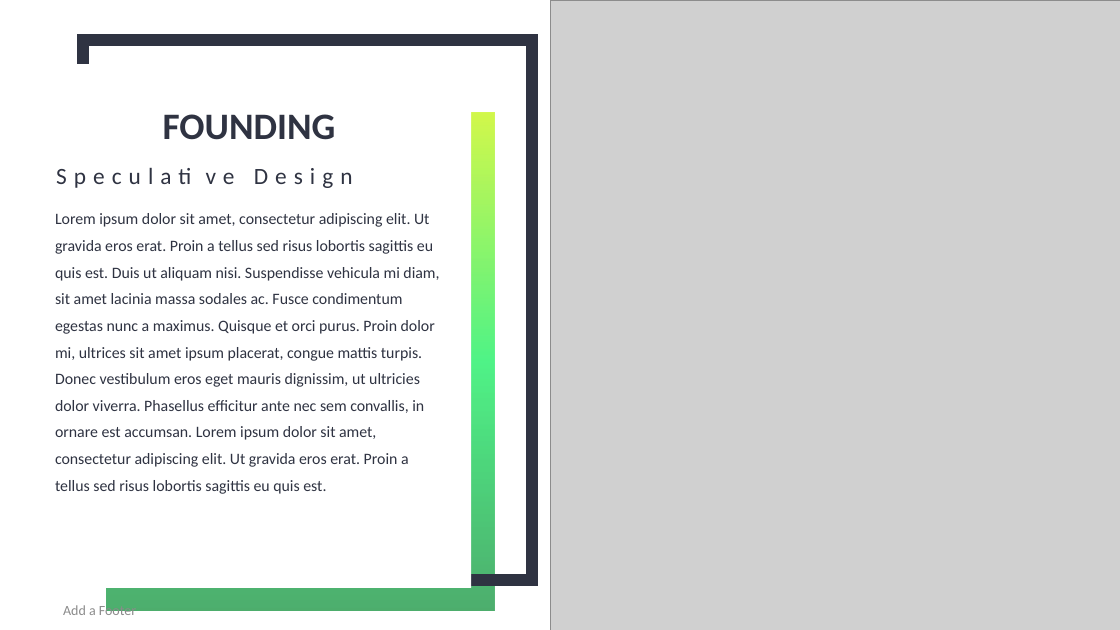
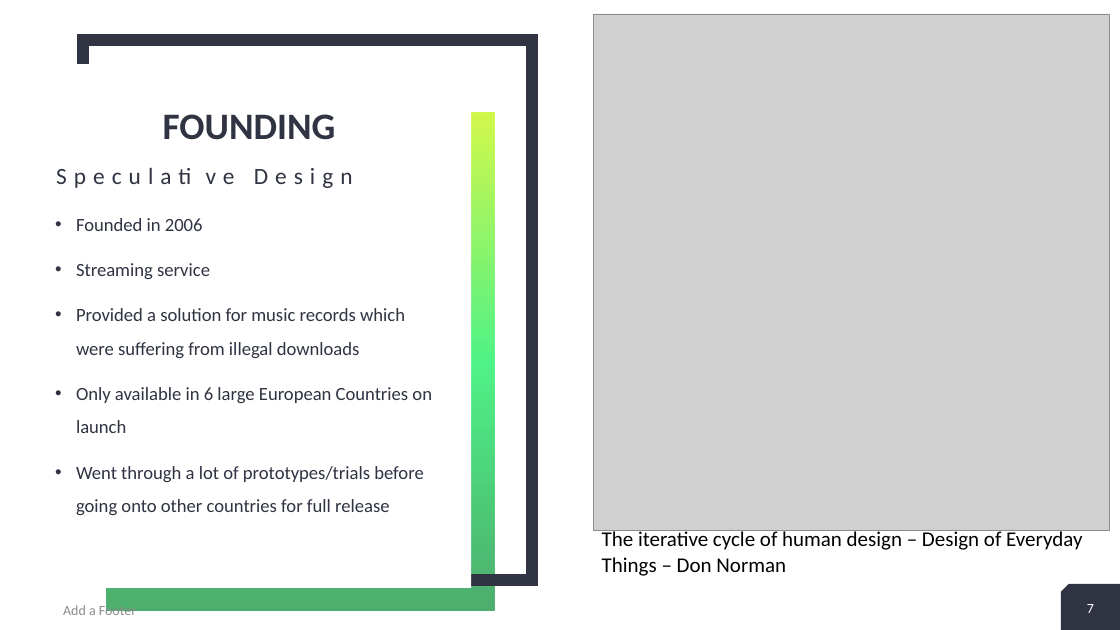
Before and after one commit to RandumbFluke/Design_Contexts_Year_1, a slide deck: slide 7 of Assignment 2/Jarvis x spotify.pptx. Drawn at 1120x630 pixels with LibreOffice and Linux fonts; fonts in the diff are those of the drawing; grey boxes stand for pictures. Boxes give left, top, right and bottom in pixels: in the first picture for what was removed or moved away, otherwise in the second. Text is boxed around its words. In the diff, an @@ line names an element or a change of style, - is before the commit and + after.

```diff
--- a/Assignment 2/Jarvis x spotify.pptx
+++ b/Assignment 2/Jarvis x spotify.pptx
@@ picture: place and size @@
-picture at (550,0,1120,630)
+picture at (593,14,1110,531)
@@ text at (76,218,432,515): text changed; size 13.6 to 16 pt @@
-Lorem ipsum dolor sit amet, consectetur adipiscing elit. Ut gravida eros erat. Proin a tellus sed risus lobortis sagittis eu quis est. Duis ut aliquam nisi. Suspendisse vehicula mi diam, sit amet lacinia massa sodales ac. Fusce condimentum egestas nunc a maximus. Quisque et orci purus. Proin dolor mi, ultrices sit amet ipsum placerat, congue mattis turpis. Donec vestibulum eros eget mauris dignissim, ut ultricies dolor viverra. Phasellus efficitur ante nec sem convallis, in ornare est accumsan. Lorem ipsum dolor sit amet, consectetur adipiscing elit. Ut gravida eros erat. Proin a tellus sed risus lobortis sagittis eu quis est.
+• Founded in 2006
+• Streaming service
+• Provided a solution for music records which were suffering from illegal downloads
+• Only available in 6 large European Countries on launch
+• Went through a lot of prototypes/trials before going onto other countries for full release
@@ text added at (602,529,1082,576), 18 pt, text #000000 @@
+The iterative cycle of human design – Design of Everyday Things – Don Norman
@@ page number added at (1087,604,1094,613), 12 pt, text #FFFFFF @@
+7
```
Also in this commit, not shown: 5 other slides changed, 1 slide added, 1 slide removed.
